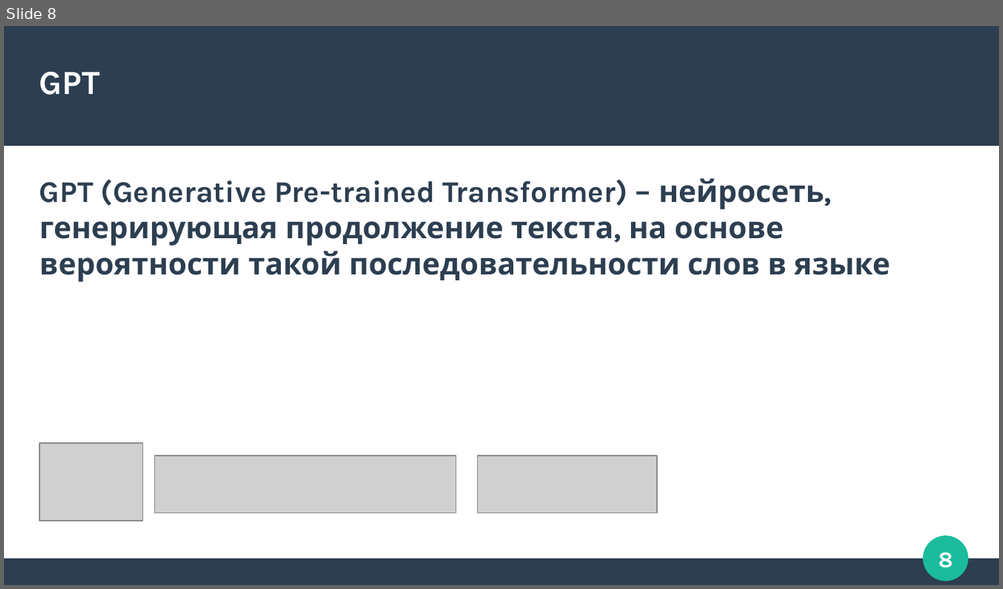
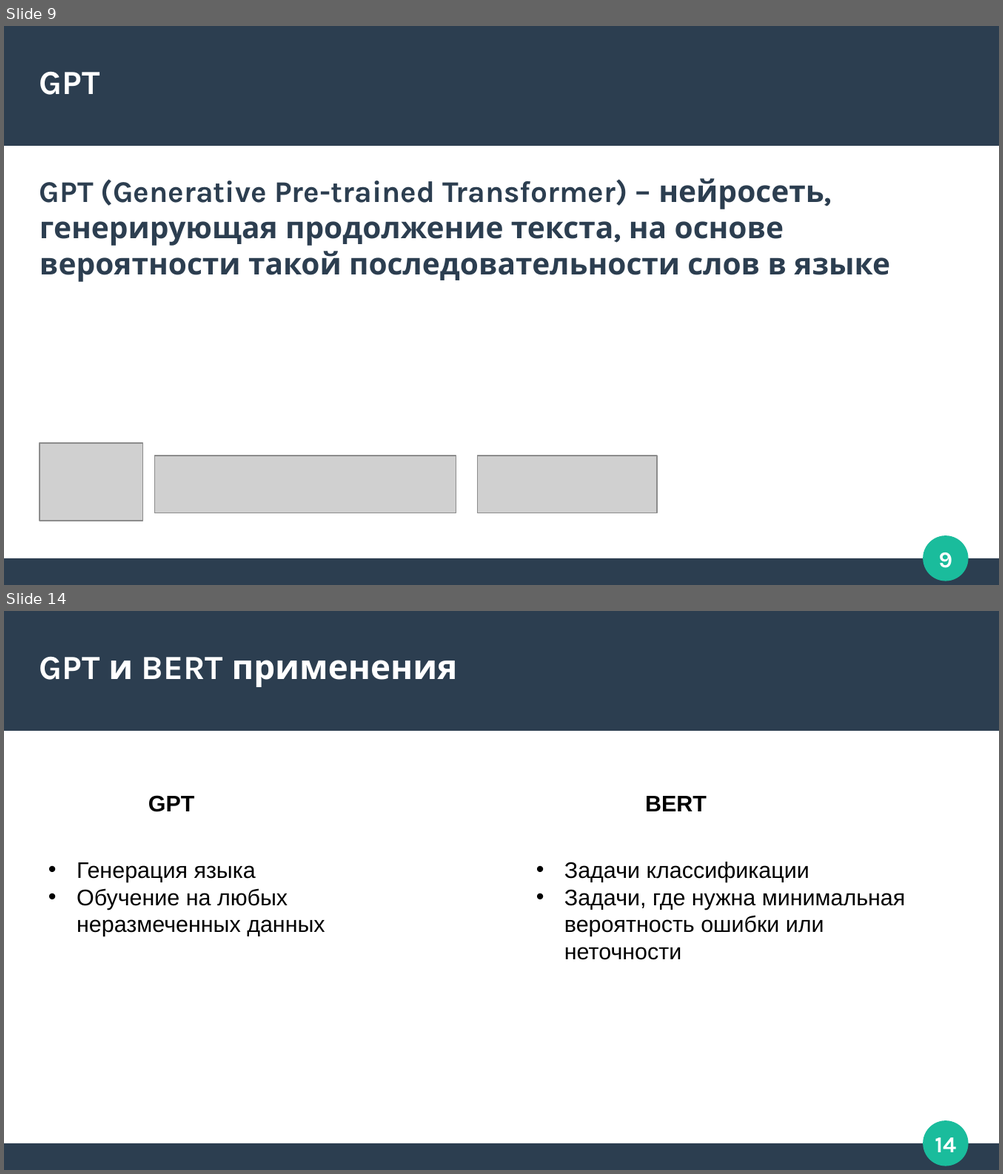
Before and after one commit to Zorinal/FilmBot, a slide deck: арс трансформеры.pptx. Shown one above the other, each under a label of ours: slide 8 before the commit, slides 9 and 14 after it; the slides between them are not shown. The pictures are 1003x589 and 1003x1174 pixels, drawn with LibreOffice and Linux fonts; fonts in the diff are those of the drawing; grey boxes stand for pictures. Boxes give left, top, right and bottom in pixels: in the first picture for what was removed or moved away, otherwise in the second. Text is boxed around its words. In the diff, an @@ line names an element or a change of style, - is before the commit and + after.

```diff
--- a/арс трансформеры.pptx
+++ b/арс трансформеры.pptx
@@ slide 14 added at [4,611,999,1170], background #FFFFFF; not listed: 4 template elements that a slide beside it also shows @@
@@ title added at [40,656,458,687], 27 pt, text #FFFFFF, bold @@
+GPT и BERT применения
@@ text added at [148,795,195,812], 18 pt, text #000000, bold @@
+GPT
@@ text added at [645,796,706,812], 18 pt, text #000000, bold @@
+BERT
@@ text added at [77,863,324,937], 18 pt, text #000000 @@
+• Генерация языка
+• Обучение на любых неразмеченных данных
@@ text added at [564,862,905,960], 18 pt, text #000000 @@
+• Задачи классификации
+• Задачи, где нужна минимальная вероятность ошибки или неточности
@@ what was slide 8 is now slide 9 @@
@@ page number at [939,553,953,568]: text changed @@
-8
+9
```
Also in this commit, not shown: 2 slides changed, 2 other slides added.
